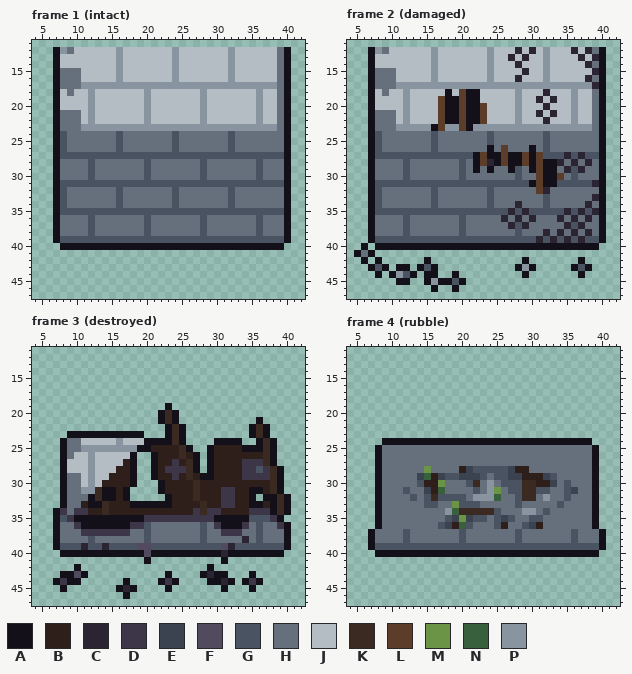
File history of a pixel-art file, art/structures/town_wall_west.aseprite. Above is the file before it was changed.
48x48 pixels, 4 frames. Colours within 5 levels of each other are drawn and written as one. Shown: frame 1 (intact): x 4..42, y 11..47; frame 2 (damaged): x 4..42, y 11..47; frame 3 (destroyed): x 4..42, y 11..47; frame 4 (rubble): x 4..42, y 11..47.
Palette (. is transparent): A #14101a  B #2e1f1a  C #2a2433  D #3d3548  E #3b4250  F #524a5e  G #4a5361  H #66707d  J #b4bcc4  K #3b2a22  L #5c3d2a  M #6b9447  N #39603d  P #8994a1
After the commit:
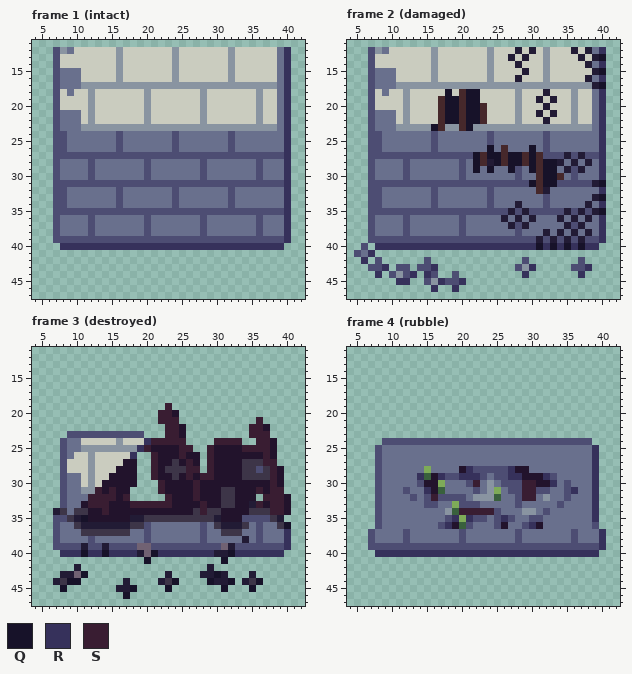
Colours new in this view: Q #171229  R #36315b  S #391d32
Edits made:
colour B: #2e1f1a -> #22132c
colour C: #2a2433 -> #221b35
colour F: #524a5e -> #716273
colour G: #4a5361 -> #4d4d73
colour H: #66707d -> #69708d
colour J: #b4bcc4 -> #caccbf
colour L: #5c3d2a -> #46282b
colour M: #6b9447 -> #7eab58
Changed rows in their new state; - is a pixel that keeps its letter.
Frame 1 (intact):
first column x 7:
12 G--------------------------------R
13 G--------------------------------R
14 G--------------------------------R
15 G--------------------------------R
16 G--------------------------------R
17 G--------------------------------R
18 G--------------------------------R
19 G--------------------------------R
20 G--------------------------------R
21 G--------------------------------R
22 G--------------------------------R
23 G--------------------------------R
24 G--------------------------------R
25 G--------------------------------R
26 G--------------------------------R
27 G--------------------------------R
28 G--------------------------------R
29 G--------------------------------R
30 G--------------------------------R
31 G--------------------------------R
32 G--------------------------------R
33 G--------------------------------R
34 G--------------------------------R
35 G--------------------------------R
36 G--------------------------------R
37 G--------------------------------R
38 G--------------------------------R
39 G--------------------------------R
40 -RRRRRRRRRRRRRRRRRRRRRRRRRRRRRRRR-
Frame 2 (damaged):
first column x 5:
12 --G--------------------------------R
13 --G--------------------------------Q
14 --G--------------------------------R
15 --G--------------------------------Q
16 --G--------------------------------R
17 --G--------------------------------Q
18 --G----------Q--QQ-----------------R
19 --G----------QQ-QQ-----------------R
20 --G----------QQ-QQ-----------------R
21 --G----------QQ-QQ-----------------R
22 --G----------QQ-QQ-----------------R
23 --G--------Q----Q------------------R
24 --G--------------------------------R
25 --G--------------------------------R
26 --G----------------Q-----Q---------R
27 --G--------------Q-QQ-QQ-Q---------R
28 --G--------------Q--Q-QQ-Q-QQ------R
29 --G--------------Q-Q--Q--Q-QQ------R
30 --G------------------------QQ------R
31 --G----------------------Q-QQ------Q
32 --G--------------------------------R
33 --G--------------------------------Q
34 --G--------------------------------R
35 --G--------------------------------Q
36 --G--------------------------------R
37 --G--------------------------------R
38 --G--------------------------------R
39 --G--------------------------------R
40 -G-RRRRRRRRRRRRRRRRRRRRRRRQRQRQRQRR-
41 G-R---------------------------------
42 -R-G------G-------------G-------G---
43 --G-R-GG-G-R-----------G-R-----G-R--
44 ---R-G--R-RG--G---------R-------R---
45 ------RR--G-RG-R--------------------
46 -----------R--R---------------------
Frame 3 (destroyed):
first column x 7:
19 ----------------S-----------------
20 ---------------SSB----------------
21 ---------------SSS-----------S----
22 ----------------SSB---------SSB---
23 --GGGGGGGGGGG---SSB---------SSS---
24 -G-----------RSSSSS----SSSS--SSB--
25 -G----------RS----SS--S----SSSSB--
26 -G---------R--S---S-B-S-------SB--
27 -G---------B--S----SB-S-------SS--
28 -G---------B--S----SS-S--------SB-
29 -G---------B--S----S-SS--------SB-
30 -G---------B---S----S----------SB-
31 -G----SBS-B----S----S-------BS-SS-
32 -G---SSSS-S-----S---S-------B-SSSB
33 -G---SSS---SSSSSS----S------CS-SSB
34 C------S-------------S---------SSB
35 G--CQBBBBBBCC----------CBBBG----C-
36 G---CCCCCCC-------------CCC------Q
37 G--------------------------------R
38 G--------------------------------R
39 G--------------------------------R
40 -RRRQRRQRRRRC-QRRRRRRRRC-QRRRRRRR-
41 -------------Q----------Q---------
42 ---C------------------C-----------
43 -CC-Q-----------C----C-QC---C-----
44 C-QQ------C----C-Q----QC-Q-C-Q----
45 -Q-------C-Q----Q-------Q---Q-----
46 ----------Q-----------------------
Frame 4 (rubble):
first column x 7:
24 --GGGGGGGGGGGGGGGGGGGGGGGGGGGGGG--
25 -G------------------------------R-
26 -G------------------------------R-
27 -G------------------------------R-
28 -G------------R-----R-----------R-
29 -G-----R--R--RRR----RR---R------R-
30 -G-------------S------SS--R-----R-
31 -G------R-------------SS-----R--R-
32 -G-------S------------SS--------R-
33 -G------------------------------R-
34 -G-----------SSSSS--------------R-
35 -G----------R-R----R------------R-
36 -G---------R-----------R--------G-
37 G--------------------------------R
38 G--------------------------------R
39 G--------------------------------R
40 -RRRRRRRRRRRRRRRRRRRRRRRRRRRRRRRR-
Changed places in both pictures, as pixel boxes (x1, y1, x2, y2):
changed: (53, 47, 291, 250)
changed: (354, 47, 606, 292)
changed: (53, 403, 291, 599)
changed: (368, 438, 606, 557)
